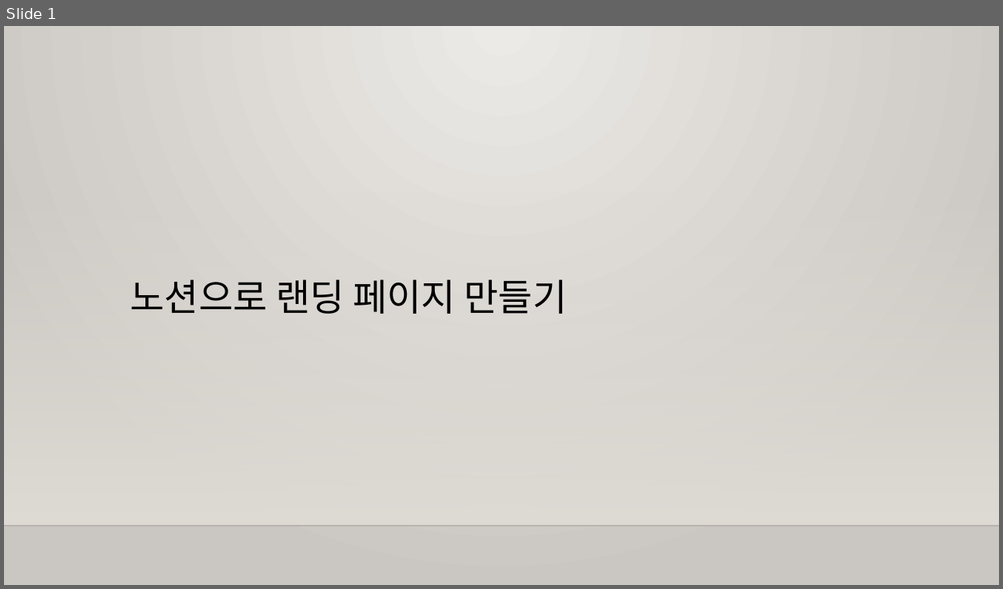
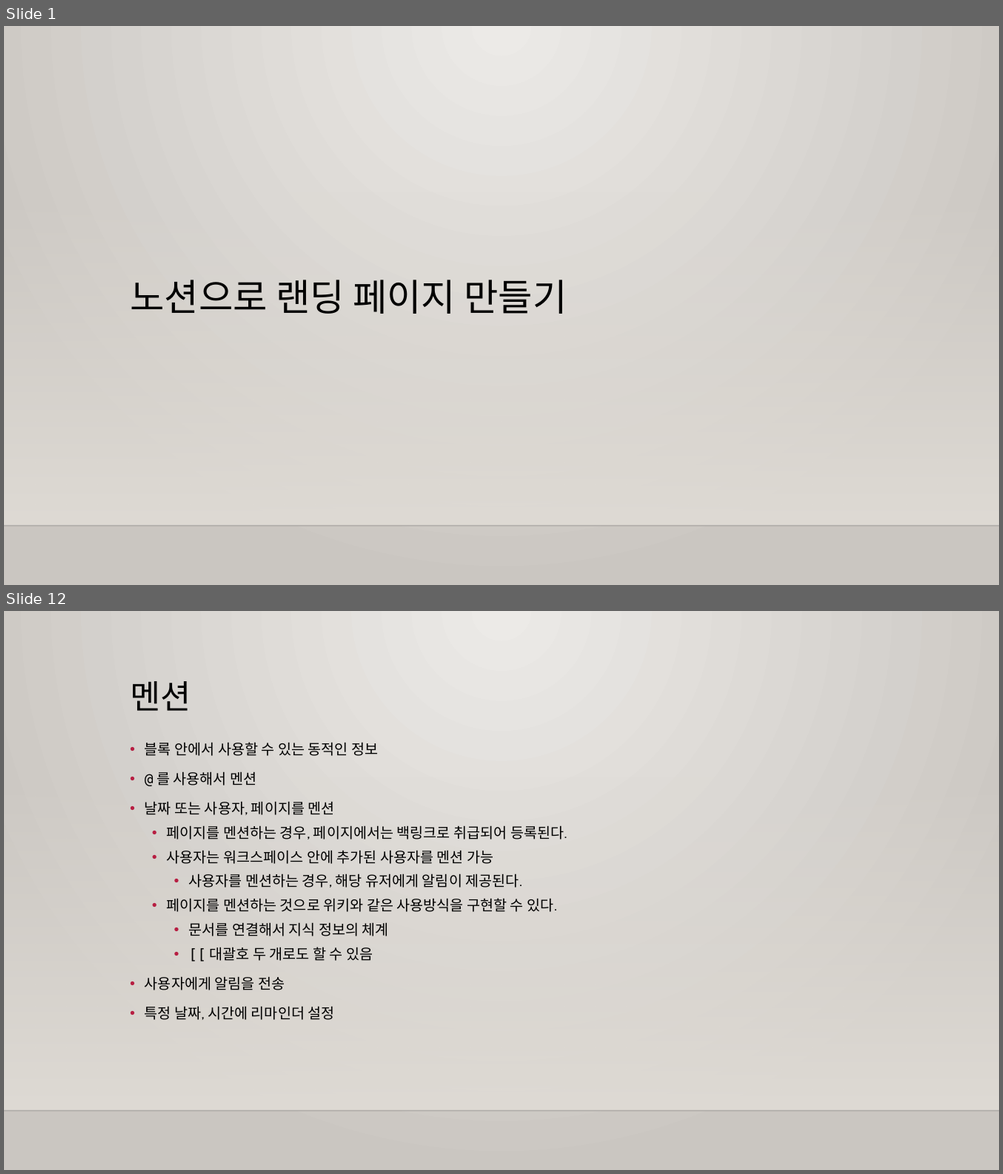
Before and after one commit to m00nlygreat/obsidian-vault, a slide deck: 노코드 엔지니어링/노션으로 랜딩페이지 만들기.pptx. Shown one above the other, each under a label of ours: slide 1 before the commit, slides 1 and 12 after it; the slides between them are not shown. The pictures are 1003x589 and 1003x1174 pixels, drawn with LibreOffice and Linux fonts; fonts in the diff are those of the drawing; background and template pictures are left out. Boxes give left, top, right and bottom in pixels: in the first picture for what was removed or moved away, otherwise in the second. Text is boxed around its words. In the diff, an @@ line names an element or a change of style, - is before the commit and + after.

Commit message:
백업 완료: 2023-11-25 04:05:16
Affected files:
.obsidian/workspace.json
노코드 엔지니어링/노션으로 랜딩페이지 만들기.md
노코드 엔지니어링/노션으로 랜딩페이지 만들기.pptx
노코드 엔지니어링/노코드 개론.pptx

```diff
--- a/노코드 엔지니어링/노션으로 랜딩페이지 만들기.pptx
+++ b/노코드 엔지니어링/노션으로 랜딩페이지 만들기.pptx
@@ slide 12 added at (4,611,999,1170), background gradient #ECEAE7 to #CAC7C1; not listed: 2 template elements that a slide beside it also shows @@
@@ title added at (130,681,190,711), 32 pt, text #000000 @@
+멘션
@@ text added at (145,742,567,1020), 14 pt, text #000000 @@
+• 블록 안에서 사용할 수 있는 동적인 정보
+• @ 를 사용해서 멘션
+• 날짜 또는 사용자, 페이지를 멘션
+  • 페이지를 멘션하는 경우, 페이지에서는 백링크로 취급되어 등록된다.
+  • 사용자는 워크스페이스 안에 추가된 사용자를 멘션 가능
+    • 사용자를 멘션하는 경우, 해당 유저에게 알림이 제공된다.
+  • 페이지를 멘션하는 것으로 위키와 같은 사용방식을 구현할 수 있다.
+    • 문서를 연결해서 지식 정보의 체계
+    • [[ 대괄호 두 개로도 할 수 있음
+• 사용자에게 알림을 전송
+• 특정 날짜, 시간에 리마인더 설정
```
Also in this commit, not shown: 7 slides changed, 16 other slides added, 3 slides removed, 3 other files.
